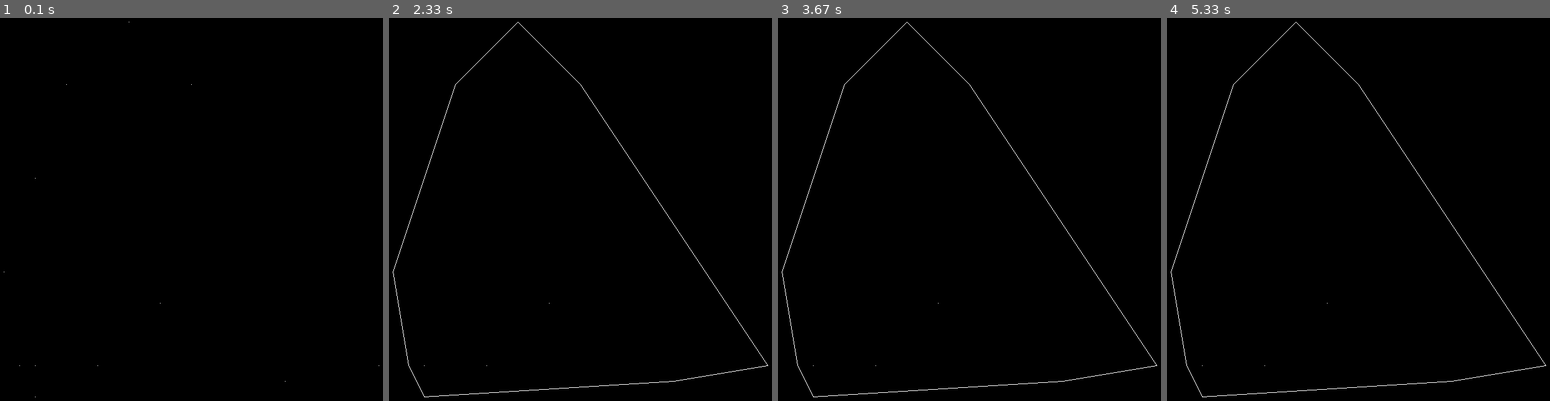
Above: before the commit, frames 1-4 (left to right).
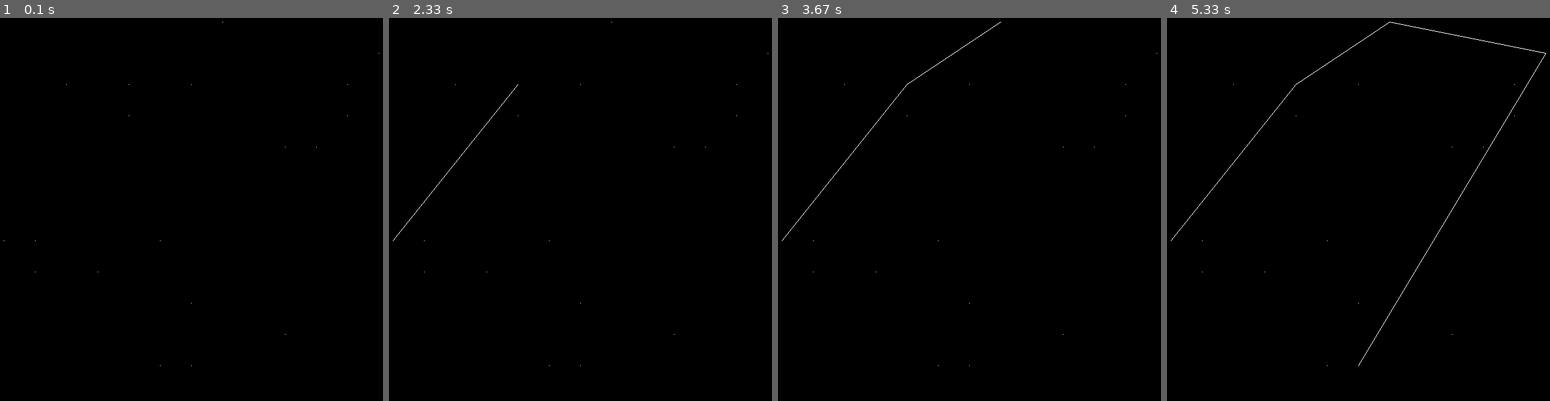
Above: after the commit, the same moments.

Repository: wallermatt/exercises
Game: pygame game, started from rubber_band.py
The game is run twice, just before and just after one commit, with the same random seed, the same clock (stepped at 60 frames per second) and the same inputs.
Inputs:
- Up to frame 1 (0.1 s): no input
- Up to frame 2 (2.33 s): no input
- Up to frame 3 (3.67 s): no input
- Up to frame 4 (5.33 s): no input

The runs differ from the first frame. In frame 1, less than 0.1% of the frame differs, in the area x 0-100%, y 0-100%; in frame 2, 0.5%; in frame 3, 0.6%; in frame 4, 0.8%.

Commit message:
draw lines wait and random

Diff:
--- a/rubber_band.py
+++ b/rubber_band.py
@@ -9,6 +9,7 @@
 '''
 import time
 import pygame
+import random
 
 POINTS = [
     (1,0),
@@ -38,8 +39,16 @@
             x_to, y_to = p
             if x_to < x_from or y_to < y_from:
                 continue
-            if x_to - x_from == 0:
+            if x_to - x_from == 0 and y_to > y_from:
+                path.append(p)
+                x_from, y_from = x_to, y_to
+                x_to, y_to = stop
+                gradient = (y_to - y_from) / (x_to - x_from)
+                restart = True
+                break
+            elif x_to - x_from == 0:
                 continue
+
             new_gradient = (y_to - y_from) / (x_to - x_from)
             if new_gradient > gradient:
                 path.append(p)
@@ -142,6 +151,8 @@
         x_from, y_from = [conv_ax(e, j) for j, e in enumerate(p)]
         x_to, y_to = [conv_ax(e, j) for j, e in enumerate(to_p[i])]
         pygame.draw.line(display_screen, WHITE, (x_from, y_from), (x_to, y_to), 1)
+        pygame.display.update()
+        time.sleep(1)
 
 
     run = True
@@ -156,6 +167,12 @@
     quit()
 
 
-op = get_outer_points(POINTS)
+
+random_points = []
+for _ in range(20):
+    random_points.append([random.randrange(0,13), random.randrange(0,13)])
+
+
+op = get_outer_points(random_points)
 print(op)
-graphical_display(POINTS, op)
+graphical_display(random_points, op)
